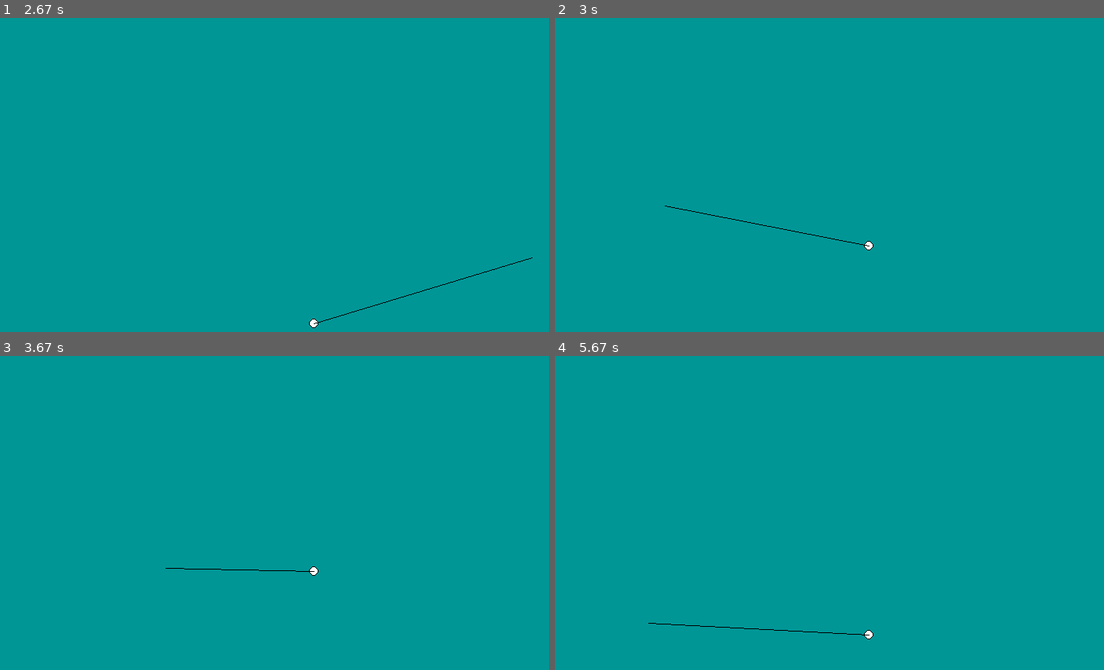
Above: before the commit, frames 1-4 (two rows, left to right).
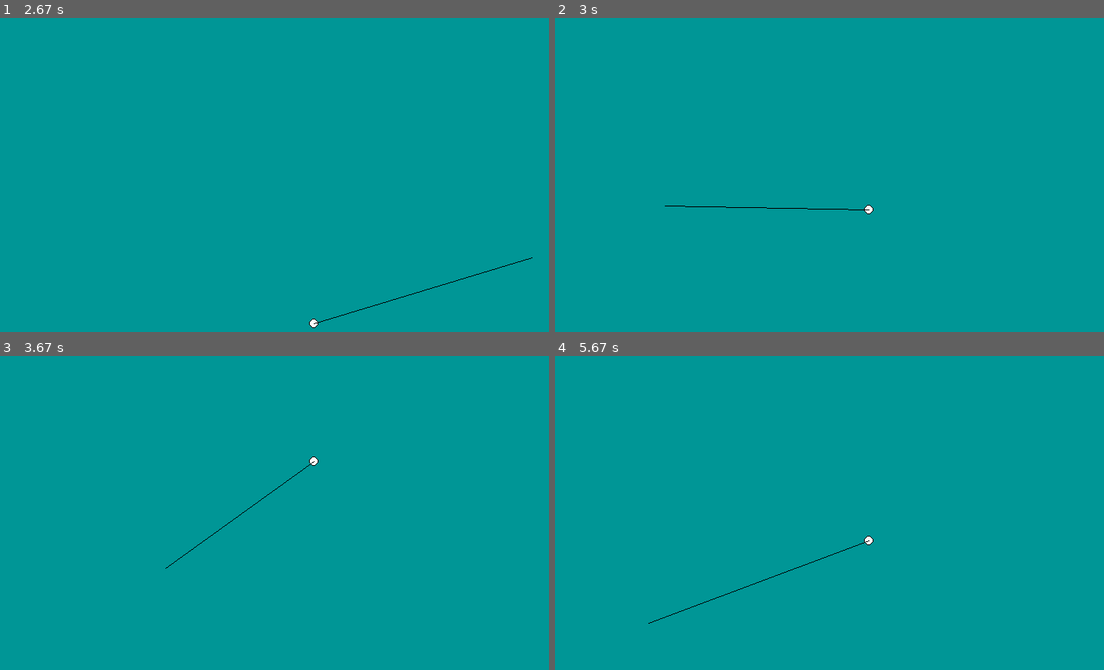
Above: after the commit, the same moments.

Repository: InfinityProgrammers/pygame-and-physic
Game: pygame game, started from naukaa/ball.py
Two runs of this game, one before a commit and one after it. Both use one fixed random seed, a clock stepped at 60 frames per second and the inputs below.
Inputs (mouse positions are in pixels of both pictures, inside the frame that each line leads up to):
- Up to frame 1 (2.67 s): click (312, 175) at 0.38 s; click (373, 244) at 0.72 s; click (543, 284) at 1.05 s; click (164, 112) at 1.38 s; click (312, 212) at 1.72 s; click (225, 109) at 2.05 s; click (532, 256) at 2.38 s
- Up to frame 2 (3 s): click (664, 206) at 2.72 s
- Up to frame 3 (3.67 s): click (131, 450) at 3.05 s; click (164, 569) at 3.38 s
- Up to frame 4 (5.67 s): click (1093, 585) at 3.72 s; click (675, 629) at 4.05 s; click (670, 531) at 4.38 s; click (906, 600) at 4.72 s; click (983, 616) at 5.05 s; click (648, 622) at 5.38 s

Frame 1 is identical in both runs. In frame 2, 0.3% of the frame differs, in the area x 20-58%, y 59-74%; in frame 3, 0.2%; in frame 4, 0.3%, in the area x 17-58%, y 57-91%.

Commit message:
poprawki i obijanie

Diff:
--- a/naukaa/ball.py
+++ b/naukaa/ball.py
@@ -28,8 +28,8 @@
 bound = False
 gravacc = 0.04
 vel = Vector2(0, 0)
-times1 = 1
-times2 = 1
+times1 = 1.2
+times2 = 1.1
 while True:
     golfball.delta += golfball.clock.tick()/ 1000.0
     pos = pygame.mouse.get_pos()
@@ -42,10 +42,8 @@
             golfball.y += vel.y
             vel.y += gravacc
             if golfball.y > 394:
-                times1+=0.6
-                times2+=0.2
-                vel.x = round(math.cos(math.radians(angle)) * power) / (12*times2)
-                vel.y = -round(math.sin(math.radians(angle)) * power) / (12 * times1)
+                vel.x /= times2
+                vel.y /= -times1
                 vel.y += gravacc
                 golfball.x += vel.x
                 golfball.y += vel.y
@@ -54,8 +52,8 @@
                     golfball.y = 394
                     shoot = False
                     bound = False
-                    times1 = 1
-                    times2 = 1
+                    times1 = 1.2
+                    times2 = 1.1
             elif golfball.y < 0:    #odbicie od 'sufitu'
                 vel.y = -vel.y
                 vel.y += gravacc
